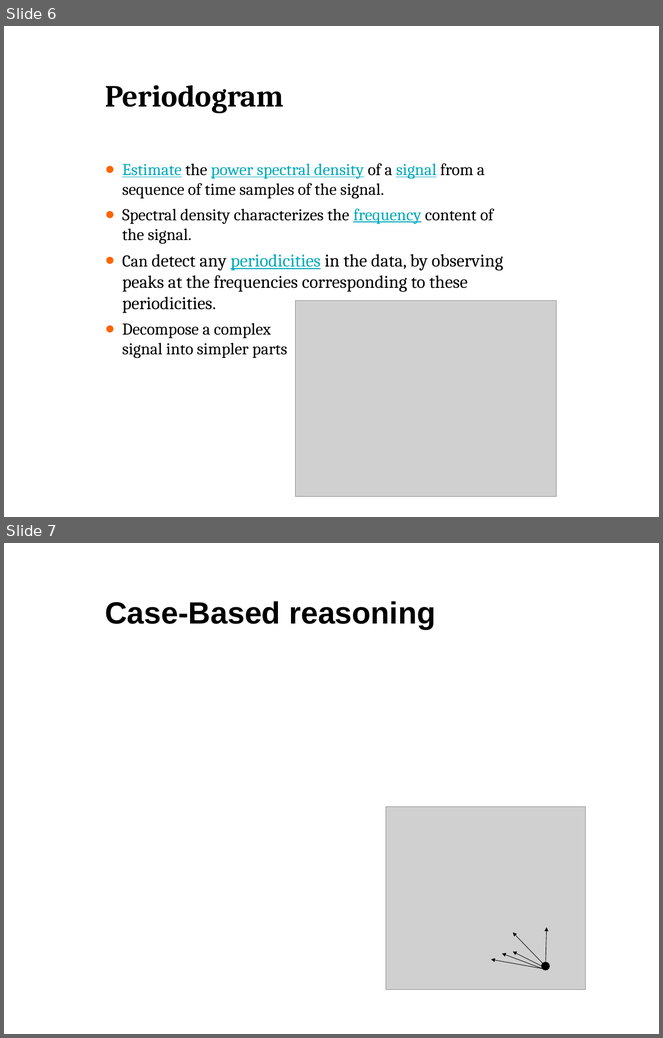
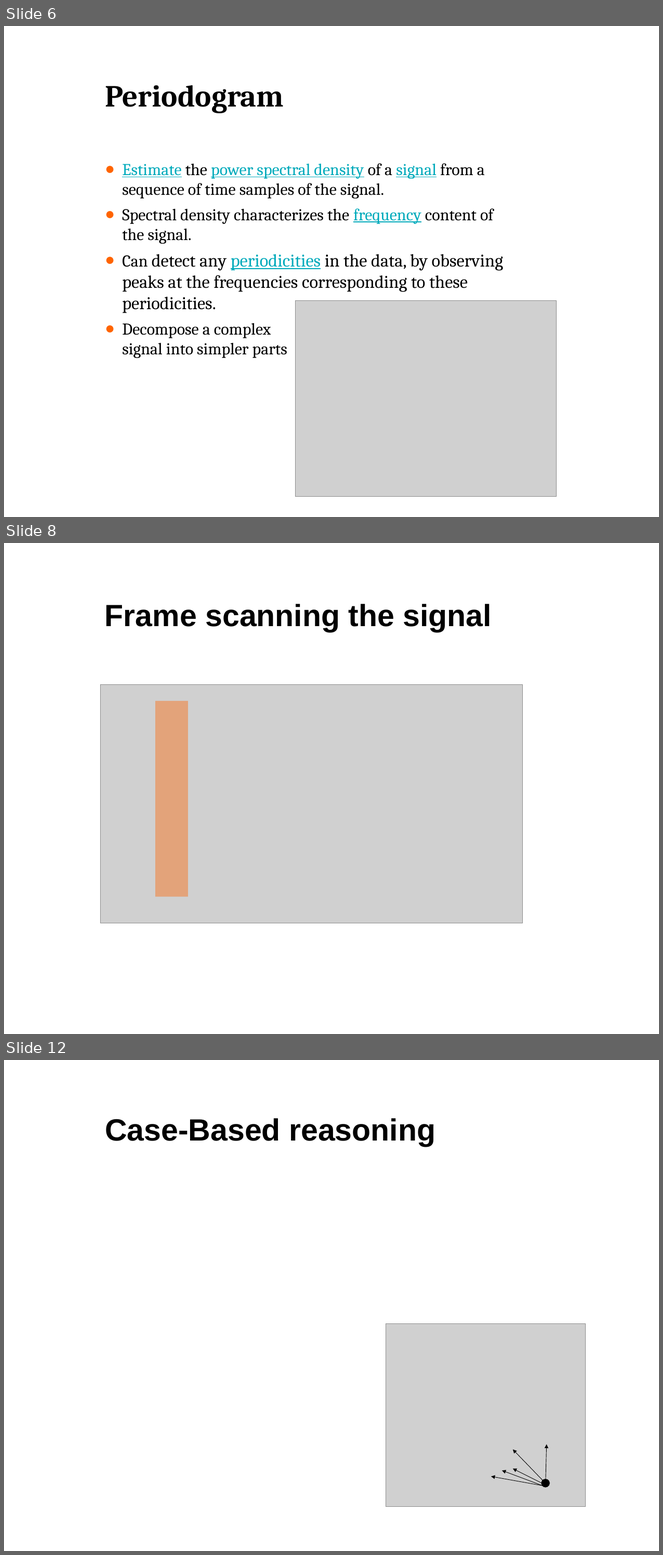
Before and after one commit to ada/case-based-reasoning, a slide deck: report/presentation.pptx. Shown one above the other, each under a label of ours: slides 6 and 7 before the commit, slides 6, 8 and 12 after it; the slides between them are not shown. The pictures are 663x1038 and 663x1555 pixels, drawn with LibreOffice and Linux fonts; fonts in the diff are those of the drawing; grey boxes stand for pictures; background and template pictures are left out. Boxes give left, top, right and bottom in pixels: in the first picture for what was removed or moved away, otherwise in the second. Text is boxed around its words. In the diff, an @@ line names an element or a change of style, - is before the commit and + after.

```diff
--- a/report/presentation.pptx
+++ b/report/presentation.pptx
@@ slide 8 added at [4, 543, 659, 1034], background #FFFFFF @@
@@ title added at [105, 604, 492, 632], 48 pt, text #000000, bold @@
+Frame scanning the signal
@@ picture added at [100, 685, 523, 924] @@
@@ rectangle added at [156, 701, 188, 897], fill #FF6400 at 41% opacity @@
@@ what was slide 7 is now slide 12 @@
```
Also in this commit, not shown: 1 slide changed, 5 other slides added.
